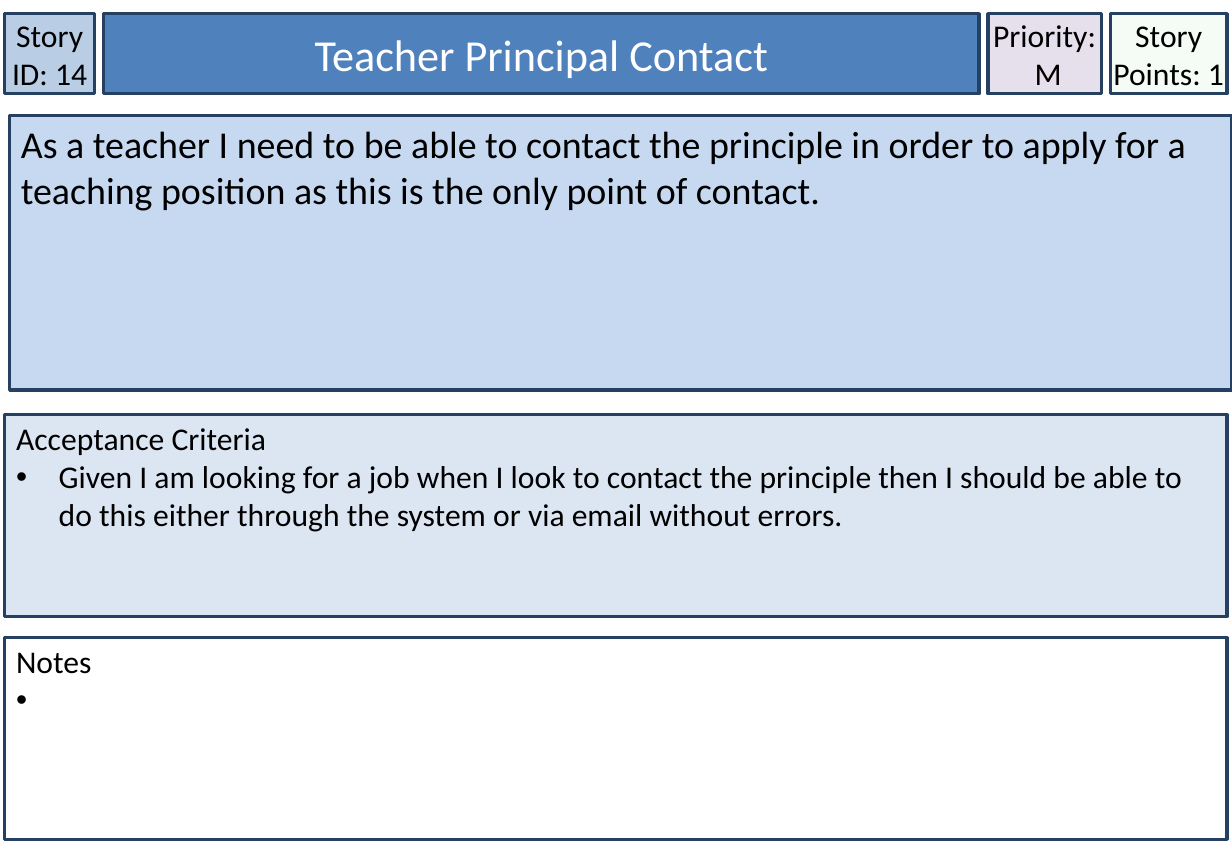
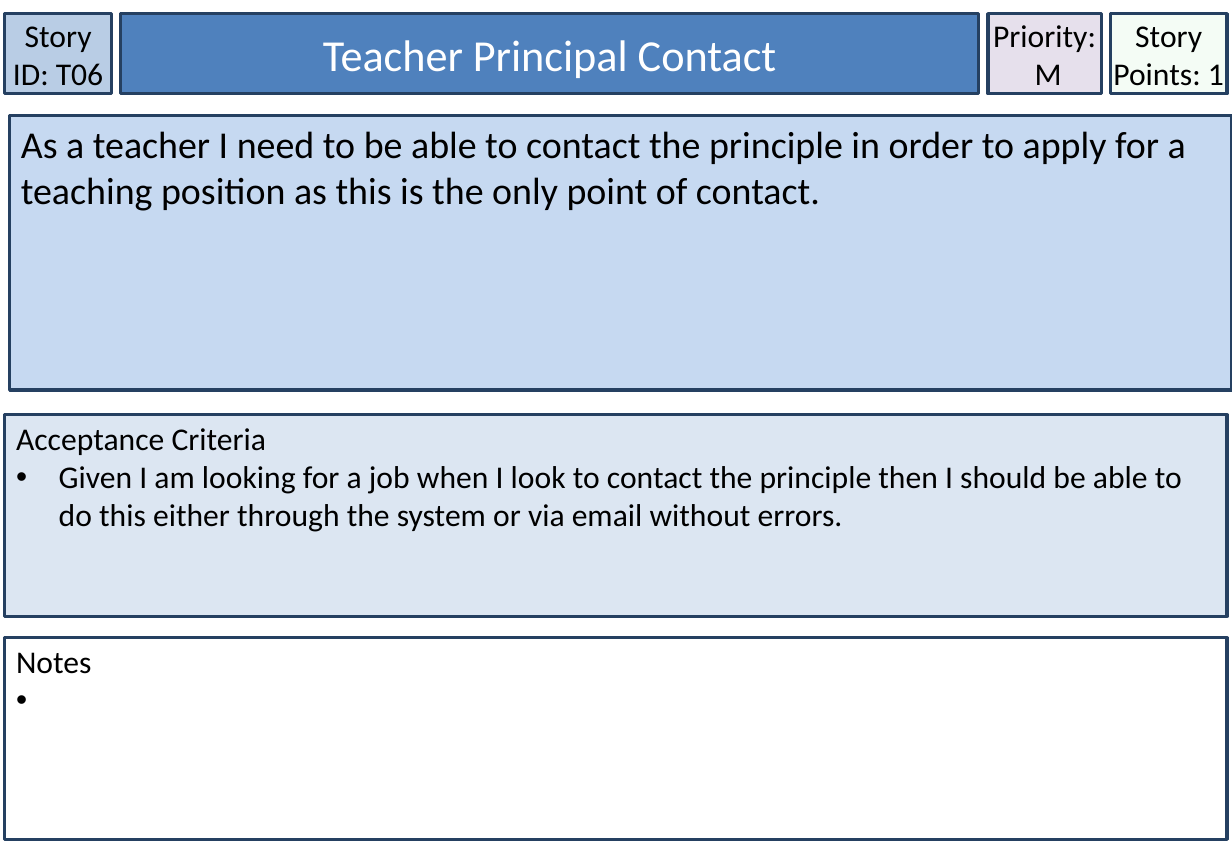
Before and after one commit to MichaelDevenish/IFB299MusicSchool, a slide deck: slide 16 of Documentation/Accpetance Criteria & User Stories/User Stories Final Format.pptx. Drawn at 1232x853 pixels with LibreOffice and Linux fonts; fonts in the diff are those of the drawing. Boxes give left, top, right and bottom in pixels: in the first picture for what was removed or moved away, otherwise in the second. Text is boxed around its words. In the diff, an @@ line names an element or a change of style, - is before the commit and + after.

```diff
--- a/Documentation/Accpetance Criteria & User Stories/User Stories Final Format.pptx
+++ b/Documentation/Accpetance Criteria & User Stories/User Stories Final Format.pptx
@@ rectangle "Story ID: T06": place and size @@
-rectangle "Story ID: T06" at [5,14,94,94]
+rectangle "Story ID: T06" at [5,14,111,94]
@@ text in rectangle at [13,26,103,93]: text changed @@
-Story ID: 14
+Story ID: T06
@@ rectangle "Teacher Principal Contact": place and size @@
-rectangle "Teacher Principal Contact" at [104,14,979,94]
+rectangle "Teacher Principal Contact" at [121,14,979,94]
```
Also in this commit, not shown: 32 other slides changed.
